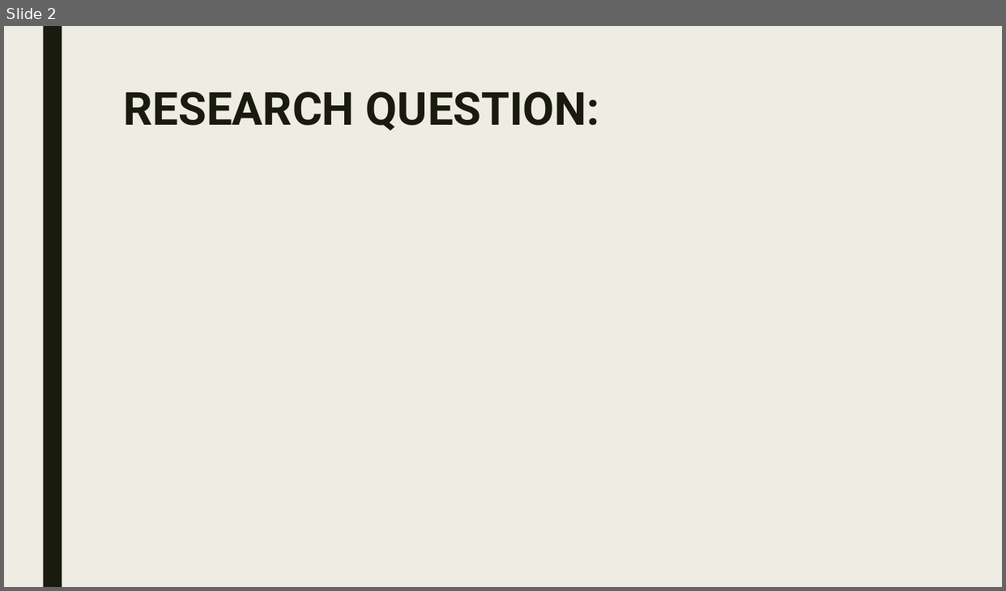
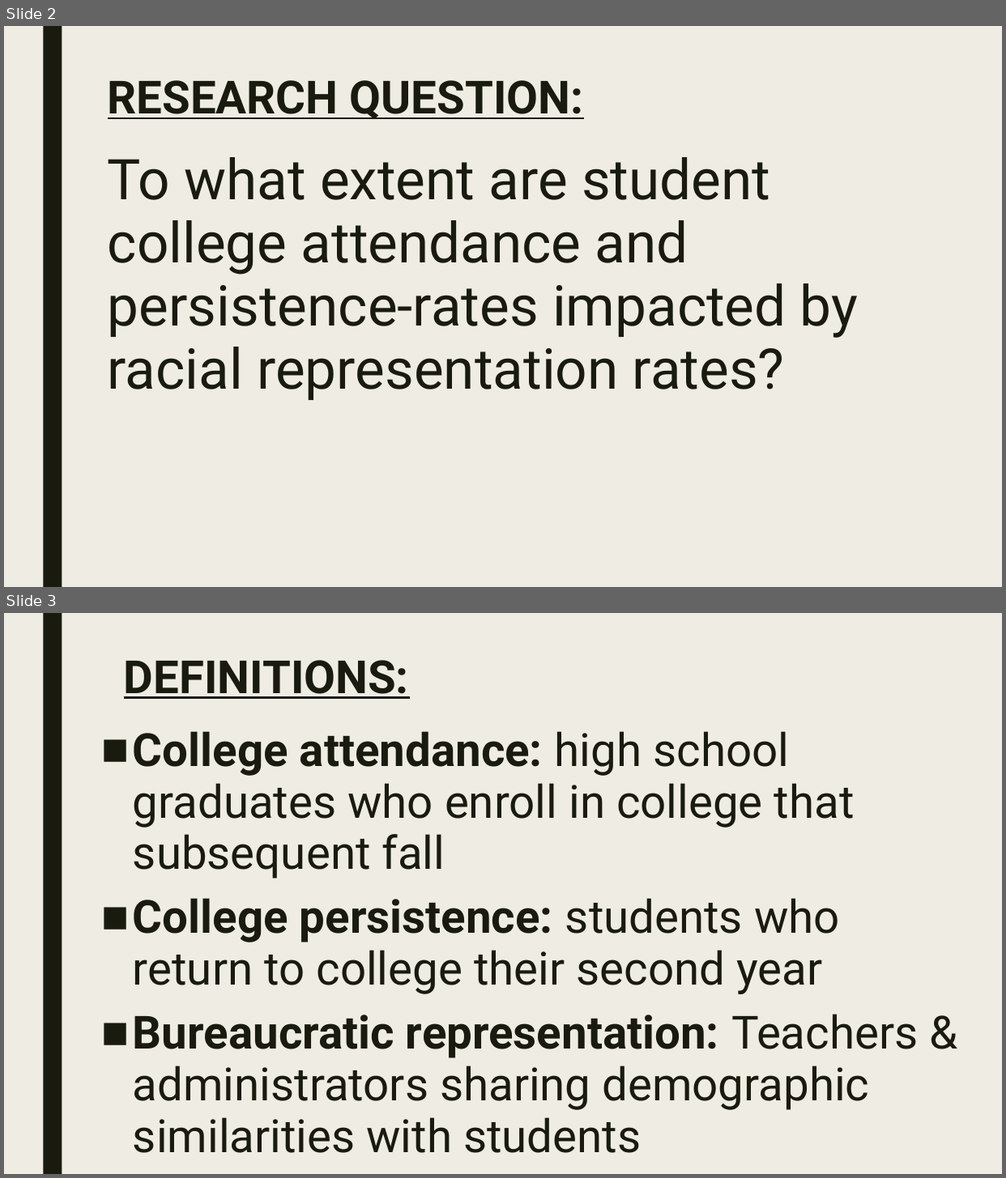
Before and after one commit to Sun-Kev/MACS30200proj, a slide deck: Proposal/proposal_slides.pptx. Shown one above the other, each under a label of ours: slide 2 before the commit, slides 2 and 3 after it. The pictures are 1006x591 and 1006x1178 pixels, drawn with LibreOffice and Linux fonts; fonts in the diff are those of the drawing. Boxes give left, top, right and bottom in pixels: in the first picture for what was removed or moved away, otherwise in the second. Text is boxed around its words. In the diff, an @@ line names an element or a change of style, - is before the commit and + after.

```diff
--- a/Proposal/proposal_slides.pptx
+++ b/Proposal/proposal_slides.pptx
@@ slide 3 added at (4, 613, 1002, 1174), background #EFEDE3; not listed: 1 template element that a slide beside it also shows @@
@@ title added at (124, 660, 409, 699), 44 pt, text #191B0E, bold, underline @@
+DEFINITIONS:
@@ text added at (133, 731, 918, 1153), 44 pt, text #191B0E @@
+■ College attendance: high school graduates who enroll in college that subsequent fall
+■ College persistence: students who return to college their second year
+■ Bureaucratic representation: Teachers & administrators sharing demographic similarities with students
@@ slide 2 changed as well @@
@@ title "RESEARCH QUESTION:": place and size @@
-title "RESEARCH QUESTION:" at (124, 92, 600, 130)
+title "RESEARCH QUESTION:" at (108, 80, 584, 119)
@@ title "RESEARCH QUESTION:" at (108, 80, 584, 119): underline on @@
@@ text added at (108, 157, 858, 400), 54 pt, text #191B0E @@
+To what extent are student college attendance and persistence-rates impacted by racial representation rates?
```
Also in this commit, not shown: 4 other slides changed, 4 other slides added, 5 slides removed.
